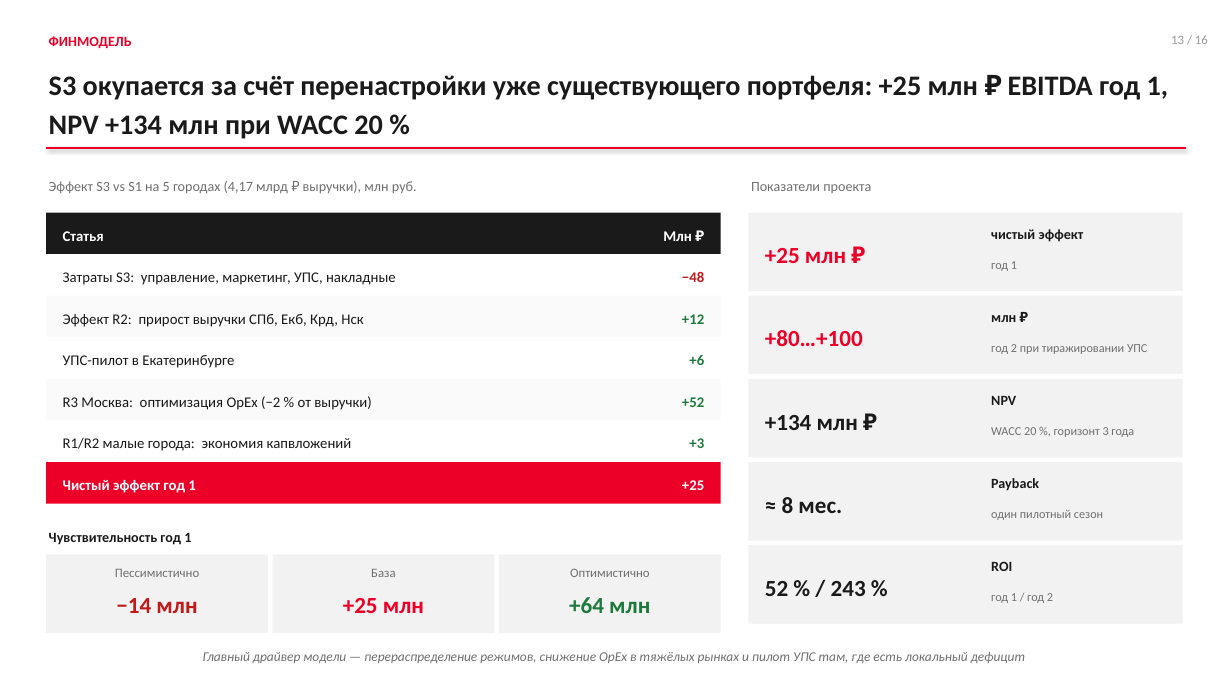
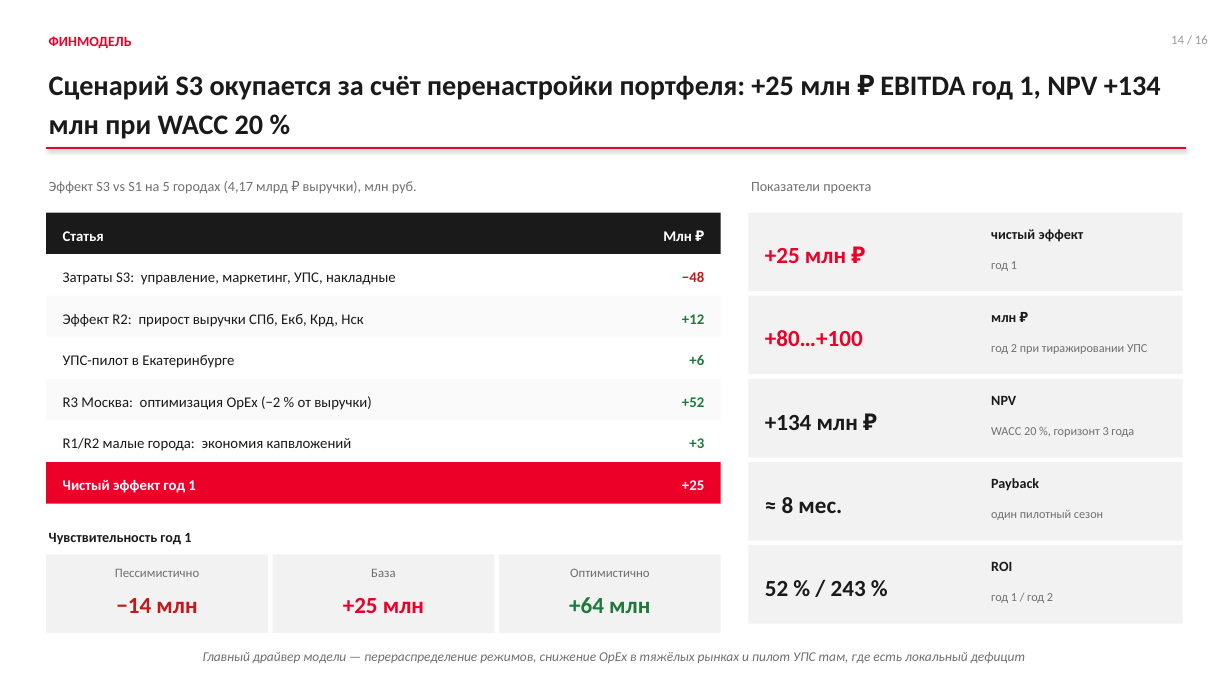
Before and after one commit to alalolop3-hue/-, a slide deck: slide 14 of vkr/VKR_presentation.pptx (slide 13 before the commit). Drawn at 1232x693 pixels with LibreOffice and Linux fonts; fonts in the diff are those of the drawing. Boxes give left, top, right and bottom in pixels: in the first picture for what was removed or moved away, otherwise in the second. Text is boxed around its words. In the diff, an @@ line names an element or a change of style, - is before the commit and + after.

```diff
--- a/vkr/VKR_presentation.pptx
+++ b/vkr/VKR_presentation.pptx
@@ text at box(1171, 35, 1208, 44): text changed @@
-13 / 16
+14 / 16
@@ text at box(49, 75, 1161, 139): text changed @@
-S3 окупается за счёт перенастройки уже существующего портфеля: +25 млн ₽ EBITDA год 1, NPV +134 млн при WACC 20 %
+Сценарий S3 окупается за счёт перенастройки портфеля: +25 млн ₽ EBITDA год 1, NPV +134 млн при WACC 20 %
```
Also in this commit, not shown: 8 other slides changed, 5 slides added, 5 slides removed, 4 other files.
